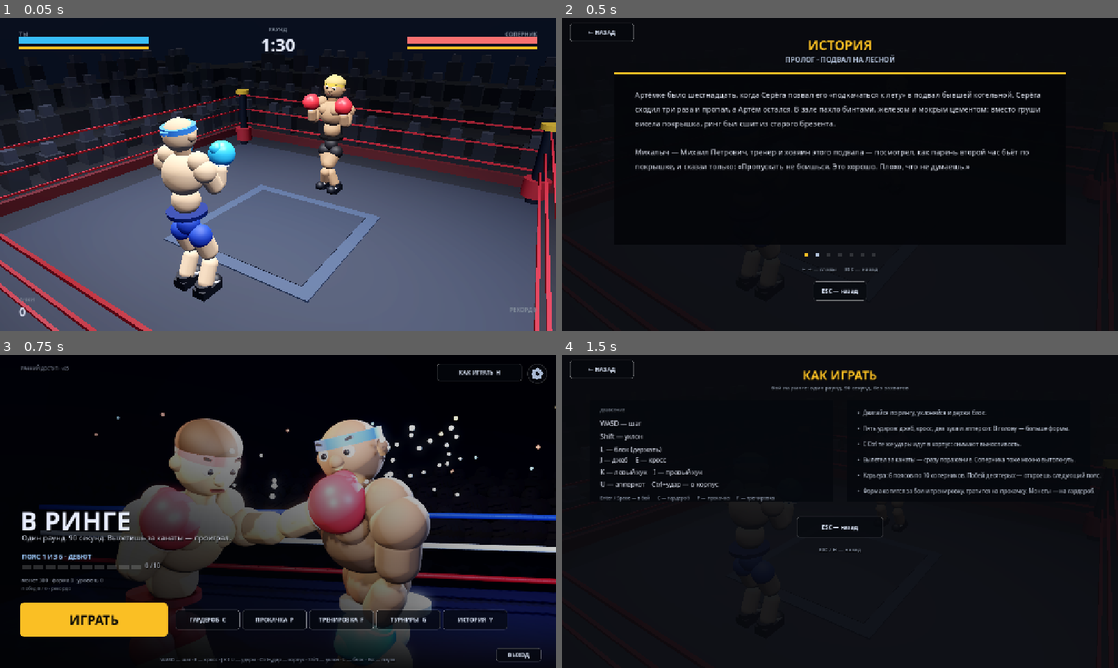
Above: before the commit, frames 1-4 (two rows, left to right).
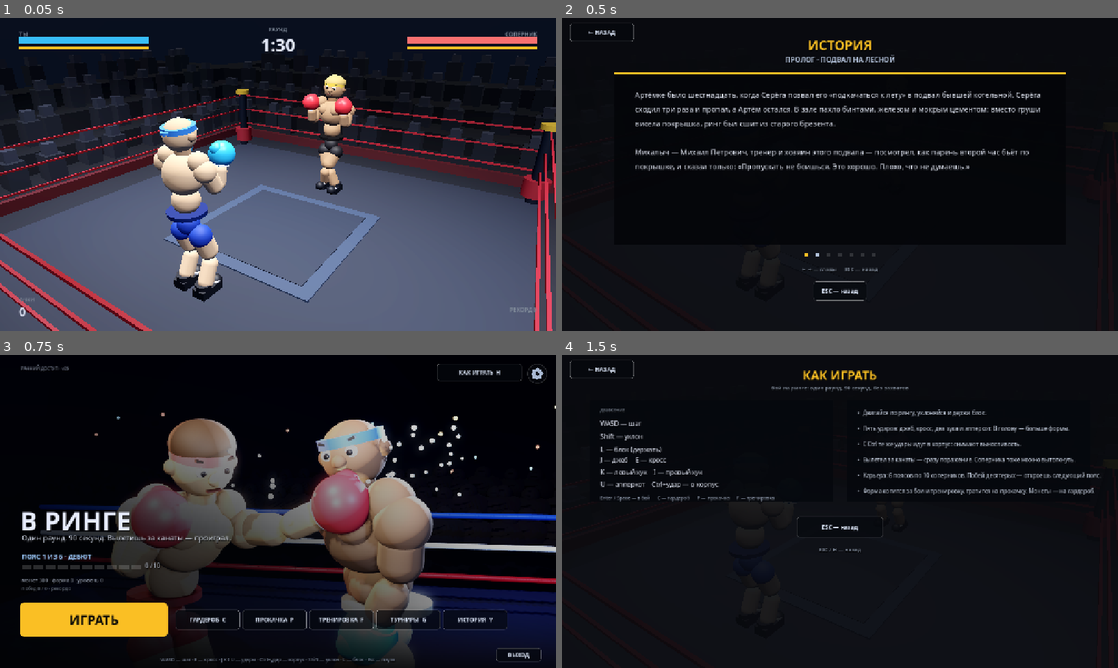
Above: after the commit, the same moments.

Repository: Kirtus228/v-ringe
Game: Godot game, scene res://main.tscn
Same seed, same stepped clock (60 frames per second), same inputs: the game is played once before the commit and once after it. Sound files missing from this copy of the repository are replaced by a short silence.
Inputs:
- Up to frame 1 (0.05 s): no input
- Up to frame 2 (0.5 s): no input
- Up to frame 3 (0.75 s): click "← НАЗАД" at 0.5 s
- Up to frame 4 (1.5 s): click "КАК ИГРАТЬ H" at 1.25 s

Frames 1-2 are identical in both runs. In frame 3, 4.4% of the frame differs, in the area x 12-100%, y 3-96%; in frame 4, nothing differs.

Commit message:
v26: доворот тела и стоп в сторону удара по технике бокса

Diff:
--- a/scripts/fighter.gd
+++ b/scripts/fighter.gd
@@ -29,25 +29,25 @@
         "stam": 14.0, "dmg": 11.0, "reach": 1.30, "dur": 0.38, "hit_at": 0.19,
         "score": 20, "push": 0.42, "stun": 0.26, "arm": "l",
         "sh": Vector3(1.15, -0.95, -0.30), "el": 1.40,
-        "twist": 0.70, "hip": Vector2(0.17, 0.09),
+        "twist": -0.70, "hip": Vector2(0.17, 0.09),
     },
     "rhook": {
         "stam": 16.0, "dmg": 13.0, "reach": 1.28, "dur": 0.42, "hit_at": 0.21,
         "score": 26, "push": 0.48, "stun": 0.30, "arm": "r",
         "sh": Vector3(1.10, 0.95, 0.10), "el": 1.50,
-        "twist": -0.80, "hip": Vector2(-0.20, 0.11),
+        "twist": 0.80, "hip": Vector2(-0.20, 0.11),
     },
     "upper": {
         "stam": 22.0, "dmg": 15.0, "reach": 1.25, "dur": 0.50, "hit_at": 0.24,
         "score": 30, "push": 0.55, "stun": 0.35, "arm": "r",
         "sh": Vector3(1.28, 0.0, 0.12), "el": 1.15,
-        "twist": -0.32, "hip": Vector2(-0.04, 0.18),
+        "twist": 0.32, "hip": Vector2(-0.04, 0.18),
     },
     "cross": {
         "stam": 15.0, "dmg": 12.0, "reach": 1.52, "dur": 0.36, "hit_at": 0.17,
         "score": 22, "push": 0.40, "stun": 0.24, "arm": "r",
         "sh": Vector3(1.52, 0.02, 0.02), "el": 0.08,
-        "twist": -0.55, "hip": Vector2(-0.12, 0.08),
+        "twist": 0.55, "hip": Vector2(-0.12, 0.08),
     },
 }
 
@@ -72,18 +72,34 @@
 ## wind — куда перчатка уходит на замахе, mid — контрольная точка дуги
 ## (прямые удары идут почти по нитке, крюки — по дуге сбоку, апперкот — снизу),
 ## pole — куда смотрит локоть, dip — насколько проседают колени на замахе,
-## drive — насколько корпус идёт вперёд на выносе.
+## drive — насколько корпус идёт вперёд на выносе,
+## turn — насколько всё тело доворачивается в сторону удара (радианы, знак:
+## + вперёд идёт правая сторона, − левая), pivot — доворот стопы ударной
+## ноги на носке (пятка наружу), heel — подъём пятки, foot — какая стопа
+## работает: "front" (передняя) или "back" (задняя).
+##
+## Цифры взяты из техники бокса: джеб почти без доворота, только лёгкий
+## пивот задней ноги; кросс — пятка задней ноги разворачивается наружу,
+## таз и корпус идут за ней, рука вылетает последней; хук — вес на переднюю
+## ногу, таз и плечи резко доворачиваются, передняя стопа разворачивается
+## внутрь на носке, локоть ~90°; апперкот — присед, таз поворачивается,
+## пятка задней ноги поднимается, рука идёт снизу вверх по дуге.
 const PUNCH_PATH := {
     "jab": {"wind": Vector3(-0.11, 0.02, 0.30), "mid": Vector3(-0.04, 0.0, 0.03),
-        "pole": Vector3(0.30, -0.90, 0.20), "dip": 0.05, "drive": 0.30},
+        "pole": Vector3(0.30, -0.90, 0.20), "dip": 0.05, "drive": 0.30,
+        "turn": -0.12, "pivot": 0.16, "heel": 0.06, "foot": "back"},
     "cross": {"wind": Vector3(0.15, -0.01, 0.34), "mid": Vector3(0.06, 0.0, 0.04),
-        "pole": Vector3(0.35, -0.90, 0.25), "dip": 0.08, "drive": 0.55},
+        "pole": Vector3(0.35, -0.90, 0.25), "dip": 0.08, "drive": 0.55,
+        "turn": 0.38, "pivot": 0.50, "heel": 0.34, "foot": "back"},
     "lhook": {"wind": Vector3(-0.50, -0.20, 0.26), "mid": Vector3(-0.40, -0.03, 0.02),
-        "pole": Vector3(-0.85, -0.45, 0.15), "dip": 0.22, "drive": 0.40},
+        "pole": Vector3(-0.85, -0.45, 0.15), "dip": 0.22, "drive": 0.40,
+        "turn": -0.34, "pivot": 0.44, "heel": 0.14, "foot": "front"},
     "rhook": {"wind": Vector3(0.50, -0.20, 0.26), "mid": Vector3(0.40, -0.03, 0.02),
-        "pole": Vector3(0.85, -0.45, 0.15), "dip": 0.22, "drive": 0.40},
+        "pole": Vector3(0.85, -0.45, 0.15), "dip": 0.22, "drive": 0.40,
+        "turn": 0.36, "pivot": 0.42, "heel": 0.20, "foot": "back"},
     "upper": {"wind": Vector3(0.16, -0.55, 0.22), "mid": Vector3(0.07, -0.22, -0.04),
-        "pole": Vector3(0.20, -1.0, 0.50), "dip": 0.34, "drive": 0.55},
+        "pole": Vector3(0.20, -1.0, 0.50), "dip": 0.34, "drive": 0.55,
+        "turn": 0.30, "pivot": 0.40, "heel": 0.30, "foot": "back"},
 }
 
 const SH_GUARD_L := Vector3(0.50, 0.0, 0.0)
@@ -1258,6 +1274,10 @@
 
     var ptwist := 0.0
     var pshift := Vector2.ZERO
+    var body_turn := 0.0
+    var foot_side := ""
+    var foot_yaw := 0.0
+    var foot_heel := 0.0
     var arm_ext := 0.0
     var arm_side := ""
     var q_l: Variant = null
@@ -1282,6 +1302,13 @@
         arm_side = punch_arm
         ptwist = float(p.get("twist", 0.0)) * float(d["tw"])
         pshift = p.get("hip", Vector2.ZERO) * float(d["sh"])
+        # всё тело доворачивается в сторону удара, ударная стопа разворачивается
+        # на носке и приподнимает пятку — как в технике бокса
+        var path_turn := float(path.get("turn", 0.0))
+        body_turn = path_turn * float(d["tw"])
+        foot_side = "l" if str(path.get("foot", "back")) == "front" else "r"
+        foot_yaw = signf(path_turn) * float(path.get("pivot", 0.0)) * float(d["tw"])
+        foot_heel = float(path.get("heel", 0.0)) * float(d["hit"])
         # вторая рука остаётся в стойке у подбородка: поджимается и уходит
         # чуть назад, а не тянется вперёд — иначе кажется, что бьют двумя руками
         if punch_arm == "l":
@@ -1339,7 +1366,7 @@
     if ko or fallen:
         _fall_pose(dt)
     else:
-        _apply_rig(ptwist, pshift)
+        _apply_rig(ptwist, pshift, body_turn, foot_side, foot_yaw, foot_heel)
 
     # плечо выносится вперёд на удар — перчатка достаёт до головы цели.
     # Сглаживаем, иначе плечо прыгает на 13 см за пару кадров и рука дёргается.
@@ -1384,7 +1411,7 @@
     if has_aim:
         # на выносе рука догоняет цель быстро (контактный кадр точный), на замахе
         # и возврате — обычное сглаживание, чтобы не дёргалось
-        arm_k = clampf(maxf(k, clampf(float(pun_d["ext"]), 0.0, 1.0) * 0.85), 0.0, 1.0)
+        arm_k = clampf(maxf(k, clampf(float(pun_d["ext"]), 0.0, 1.0) * 0.60), 0.0, 1.0)
 
     _apply_pose(l_sh, l_el, r_sh, r_el, k, q_l, q_r, arm_k)
 
@@ -1439,7 +1466,8 @@
     ft.basis = chain.inverse()
 
 
-func _apply_rig(twist: float, shift: Vector2) -> void:
+func _apply_rig(twist: float, shift: Vector2, body_turn := 0.0,
+        foot_side := "", foot_yaw := 0.0, foot_heel := 0.0) -> void:
     var pl := to_local(rj_pelvis.p) + Vector3(shift.x * 0.6, 0.0, shift.y * 0.6)
     hips.position = pl
     hips.rotation = Vector3(-_lean.y * 0.40, twist * 0.35, -_lean.x * 0.40)
@@ -1452,13 +1480,15 @@
     torso.basis = Basis(Quaternion(Vector3.UP, up_t.normalized())) \
             * Basis(Vector3.UP, twist) * Basis.from_euler(tb)
 
-    # голова — отдельная масса: кивает, отстаёт, дёргается от удара
+    # голова — отдельная масса: кивает, отстаёт, дёргается от удара.
+    # При довороте тела в удар голова чуть отстаёт, но взгляд держит цель.
     var up_h: Vector3 = torso.to_local(rj_head.p) - head.position
     if up_h.length() < 0.05:
         up_h = Vector3.UP
     var hb := wob_head.step(_dt, 46.0, 5.5)
     head.basis = Basis(Quaternion(Vector3.UP, up_h.normalized())) \
-            * Basis.from_euler(Vector3(-0.30 * _hit_t + hb.x, hb.y, hb.z))
+            * Basis.from_euler(Vector3(-0.30 * _hit_t + hb.x, hb.y, hb.z)) \
+            * Basis(Vector3.UP, -body_turn * 0.65)
 
     # руки отстают от корпуса: плечи болтаются
     var dv: Vector3 = global_transform.basis.inverse() * (rj_chest.p - _chest_prev)
@@ -1468,8 +1498,14 @@
 
     _leg_ik(th_l, kn_l, ft_l, rj_foot_l.p)
     _leg_ik(th_r, kn_r, ft_r, rj_foot_r.p)
+    # стопа ударной ноги разворачивается на носке (пятка наружу) и поднимает
+    # пятку — тело доворачивается вокруг врытой в пол стопы, а не «в воздухе»
+    if foot_side == "l":
+        ft_l.basis = ft_l.basis * Basis(Vector3.UP, foot_yaw) * Basis(Vector3.RIGHT, -foot_heel)
+    elif foot_side == "r":
+        ft_r.basis = ft_r.basis * Basis(Vector3.UP, foot_yaw) * Basis(Vector3.RIGHT, -foot_heel)
     body.position = Vector3.ZERO
-    body.rotation = Vector3.ZERO
+    body.rotation = Vector3(0.0, body_turn, 0.0)
 
 
 func _fall_pose(dt: float) -> void:
--- a/scripts/lang.gd
+++ b/scripts/lang.gd
@@ -8,7 +8,7 @@
 const DICT := {
     # --- меню
     "title": ["В РИНГЕ", "IN THE RING"],
-    "version": ["РАННИЙ ДОСТУП · v25", "EARLY ACCESS · v25"],
+    "version": ["РАННИЙ ДОСТУП · v26", "EARLY ACCESS · v26"],
     "hook": ["Один раунд. 90 секунд. Вылетишь за канаты — проиграл.",
             "One round. 90 seconds. Fly through the ropes — you lose."],
     "play": ["ИГРАТЬ", "PLAY"],
--- a/scripts/main.gd
+++ b/scripts/main.gd
@@ -1896,7 +1896,11 @@
                 " torsoY=", player.torso.global_transform.basis.y.snapped(Vector3(0.01, 0.01, 0.01)),
                 " head=", player.head.global_position.snapped(Vector3(0.01, 0.01, 0.01)),
                 " glove=", player.glove_point(str(player.punch_info(pose_mode)["arm"])).snapped(Vector3(0.01, 0.01, 0.01)),
-                " aim=", player.punch_aim.snapped(Vector3(0.01, 0.01, 0.01)))
+                " aim=", player.punch_aim.snapped(Vector3(0.01, 0.01, 0.01)),
+                " shz=", snappedf(player.sh_l.global_position.z - player.position.z, 0.01),
+                "/", snappedf(player.sh_r.global_position.z - player.position.z, 0.01),
+                " byaw=", snappedf(player.body.rotation.y, 0.01),
+                " hyaw=", snappedf(player.hips.rotation.y, 0.01))
     print("POSESHEET done")
     get_tree().quit()
 
@@ -3169,10 +3173,16 @@
         cam.look_at(Vector3(0.0, 1.16, 0.06), Vector3.UP)
         return
     if cam_mode == "top":
-        # вид сверху: видно дугу бокового удара и замах
+        # вид сверху: видно дугу удара, доворот тела и пивот стопы
+        cam.fov = 46.0
+        cam.position = Vector3(1.1, 6.6, 3.1)
+        cam.look_at(Vector3(0.04, 1.05, 0.05), Vector3.UP)
+        return
+    if cam_mode == "face":
+        # вид спереди-сбоку: видно, как корпус и стопы разворачиваются в удар
         cam.fov = 50.0
-        cam.position = Vector3(0.25, 4.3, 1.15)
-        cam.look_at(Vector3(0.06, 1.15, -0.02), Vector3.UP)
+        cam.position = Vector3(2.5, 1.45, -1.15)
+        cam.look_at(Vector3(0.0, 1.12, 0.35), Vector3.UP)
         return
     if cam_mode == "profile" or cam_mode == "profile2":
         # чистый профиль бойца вплотную: для съёмки траектории удара
Binary file added: shots/v26-body-turn.png
Binary file added: shots/v26-punch-turn.png
Binary file added: shots/v26-turn-face.png
Binary file added: shots/v26-turn-sheet.png
Binary file added: shots/v26-turn-top.png
